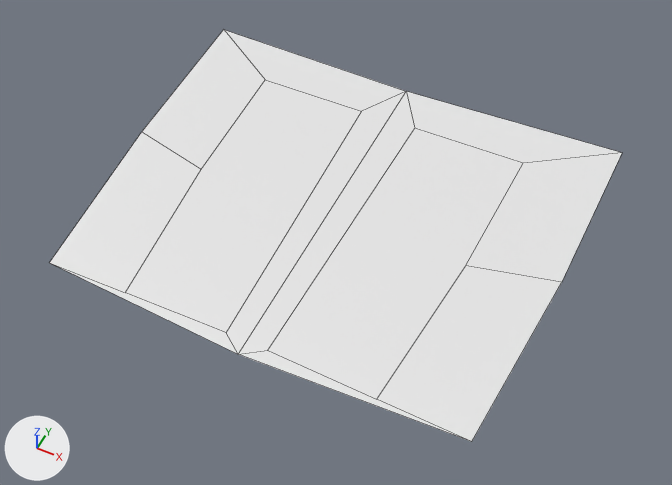
The Blender file Toyota-Land-Cruiser/Toyota Land Cruiser.blend as it was, and as the next commit left it.
Before and after are seen from a 50 mm lens placed at (1.78, -4.52, 4.01), pointed at (0.31, -1.57, 0.32). Arrows for +X, +Y and +Z are at lower left; the lights stay in place. Mesh edges are drawn as thin lines.
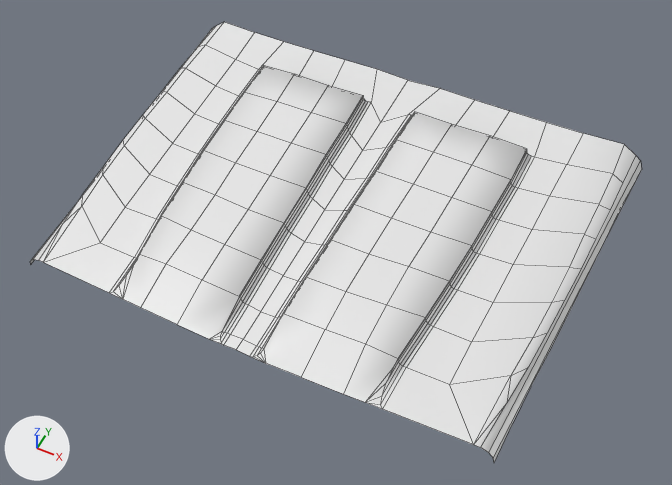
Boxes [x1, y1, x2, y2] around the edits, measured in the pictures (672 x 485 px):
'Plane', reshaped, moved, turned
    before: [50, 30, 622, 441]
    after: [30, 22, 642, 462]
part 1 of me_plane_002, built on
    before: [50, 30, 622, 441]
    after: [30, 22, 642, 462]

Diff of the bpy script that builds the scene:
```diff
--- a/Toyota-Land-Cruiser/Toyota Land Cruiser.blend.py
+++ b/Toyota-Land-Cruiser/Toyota Land Cruiser.blend.py
@@ me_plane_002 @@
 # used by ob_plane; location = (0.223, -1.484, 0.437); rotation_euler = (0.0854, 0.0, 0.0), in degrees (4.9, 0, 0)
-me_plane_002.from_pydata(...)  # 10 vertices, 6 faces; spans x 0.0..1.27, y -0.96..1.05, z 0.0
+me_plane_002.from_pydata(...)  # 181 vertices, 158 faces; spans x 0.0..1.39, y 0.32..0.64, z -1.07..0.97
+# me_plane_002 part 1: the whole mesh is rebuilt
+# me_plane_002 part 2: the surface is now shaded smooth
@@ ob_plane @@
 ob_plane = bpy.data.objects.new('Plane', me_plane_002)
-ob_plane.location = (0.223, -1.484, 0.437)
-ob_plane.rotation_euler = (0.0854, 0.0, 0.0)  # degrees (4.9, 0, 0)
+ob_plane.location = (0.223, -1.484, -0.014)
+ob_plane.rotation_euler = (1.571, 0.0, 0.0)  # degrees (90, 0, 0)
 _m = ob_plane.modifiers.new('Mirror.001', 'MIRROR')
```
